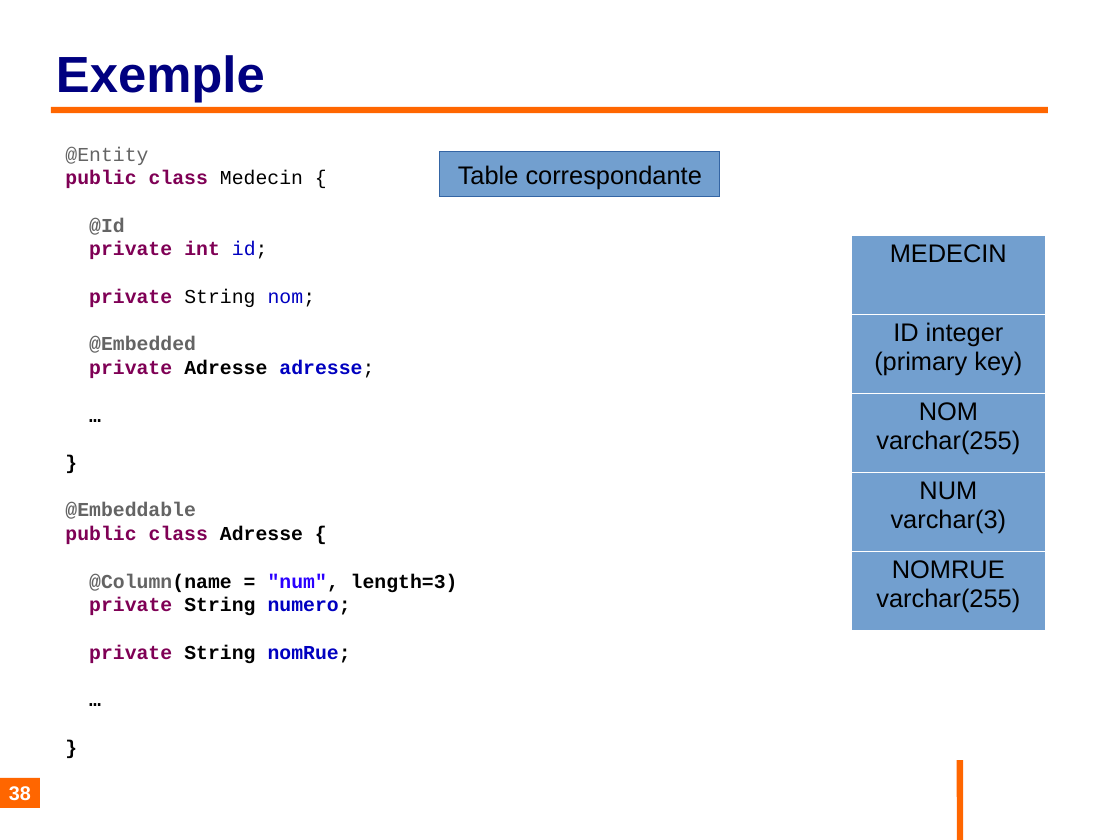
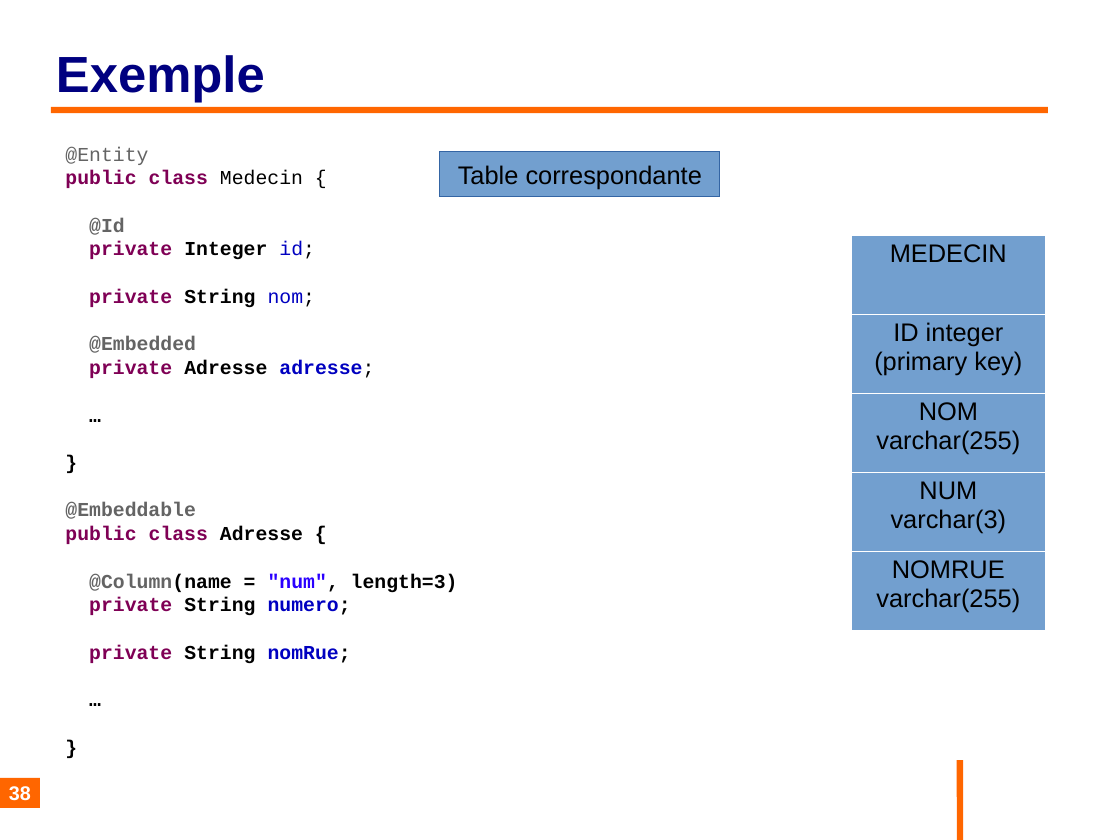
Before and after one commit to philphils/formation-hibernate-basique, a slide deck: slide 38 of Documentation/diapo_formation_hibernate.odp. Drawn at 1120x840 pixels with LibreOffice and Linux fonts; fonts in the diff are those of the drawing; background and template pictures are left out. Boxes give left, top, right and bottom in pixels: in the first picture for what was removed or moved away, otherwise in the second. Text is boxed around its words. In the diff, an @@ line names an element or a change of style, - is before the commit and + after.

Commit message:
Modif int en Integer

```diff
--- a/Documentation/diapo_formation_hibernate.odp
+++ b/Documentation/diapo_formation_hibernate.odp
@@ text at (89,242,315,259): text changed; text colour #7F0055 to #000000 @@
-private int id;
+private Integer id;
@@ text at (89,289,316,308): bold on in "String" @@
```
Also in this commit, not shown: 3 other slides changed.
